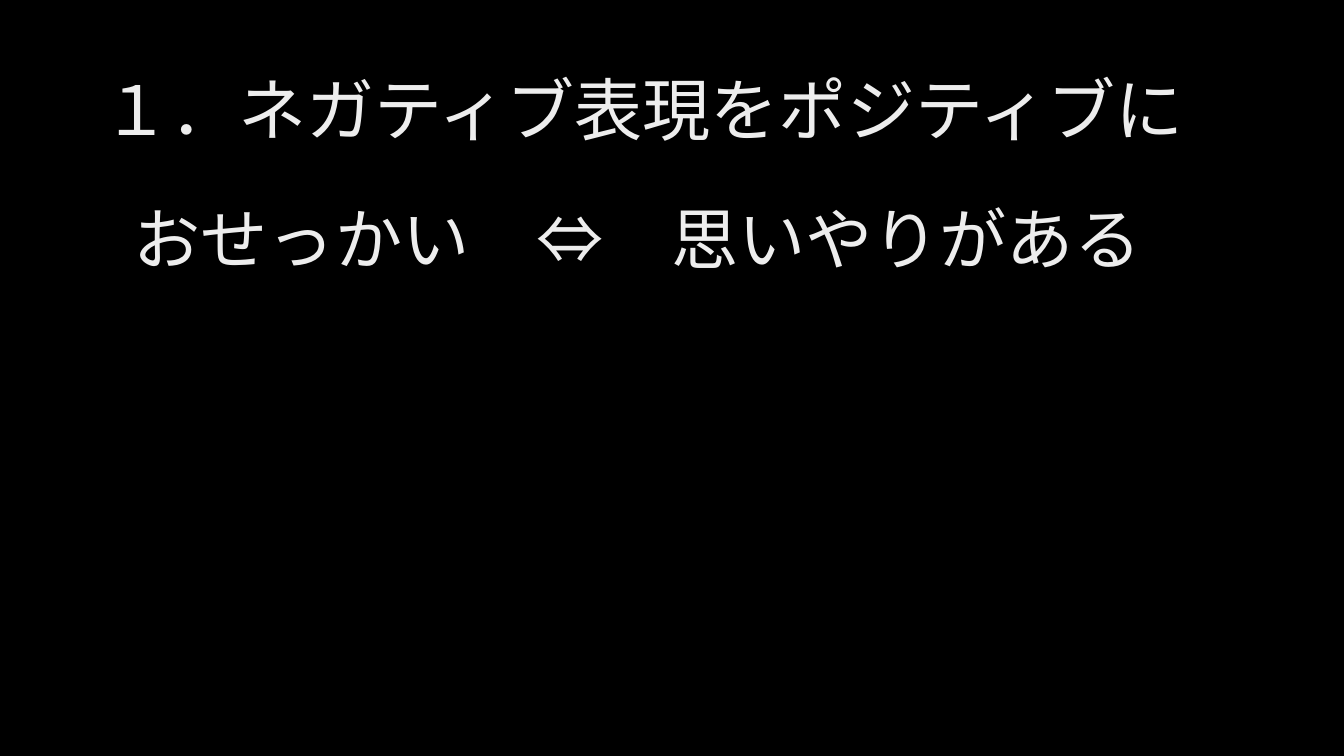
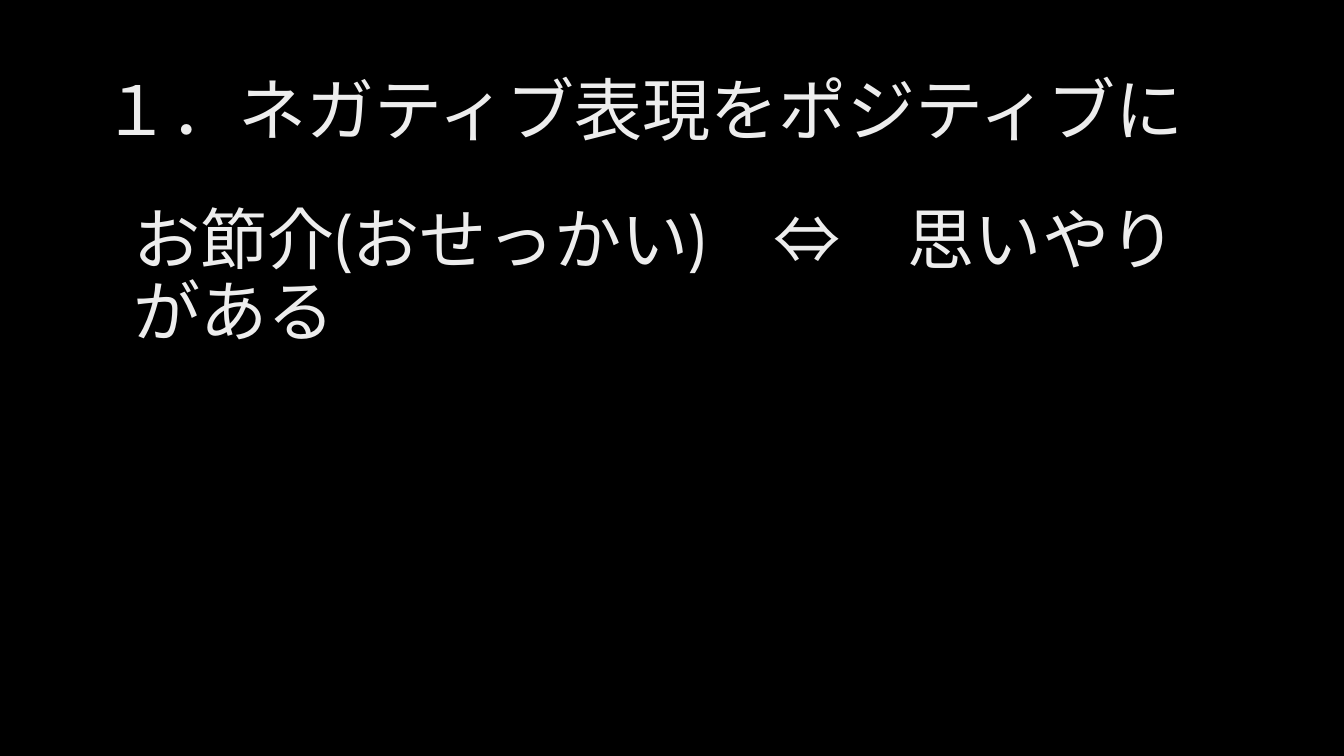
Before and after one commit to ljsdl/kmusubi, a slide deck: slide 7 of docs/999_学习资料汇总/実用日本語_20220514.pptx. Drawn at 1344x756 pixels with LibreOffice and Linux fonts; fonts in the diff are those of the drawing; background and template pictures are left out. Boxes give left, top, right and bottom in pixels: in the first picture for what was removed or moved away, otherwise in the second. Text is boxed around its words. In the diff, an @@ line names an element or a change of style, - is before the commit and + after.

```diff
--- a/docs/999_学习资料汇总/実用日本語_20220514.pptx
+++ b/docs/999_学习资料汇总/実用日本語_20220514.pptx
@@ text at box(134, 207, 1177, 280): text changed @@
-おせっかい ⇔ 思いやりがある
+お節介(おせっかい) ⇔ 思いやりがある
```
Also in this commit, not shown: 8 other slides changed.
